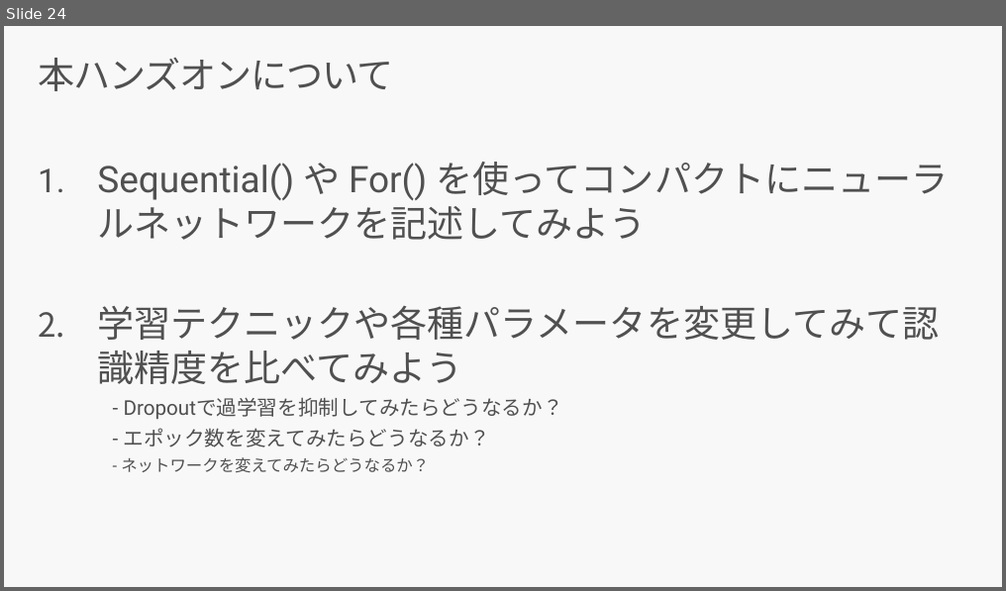
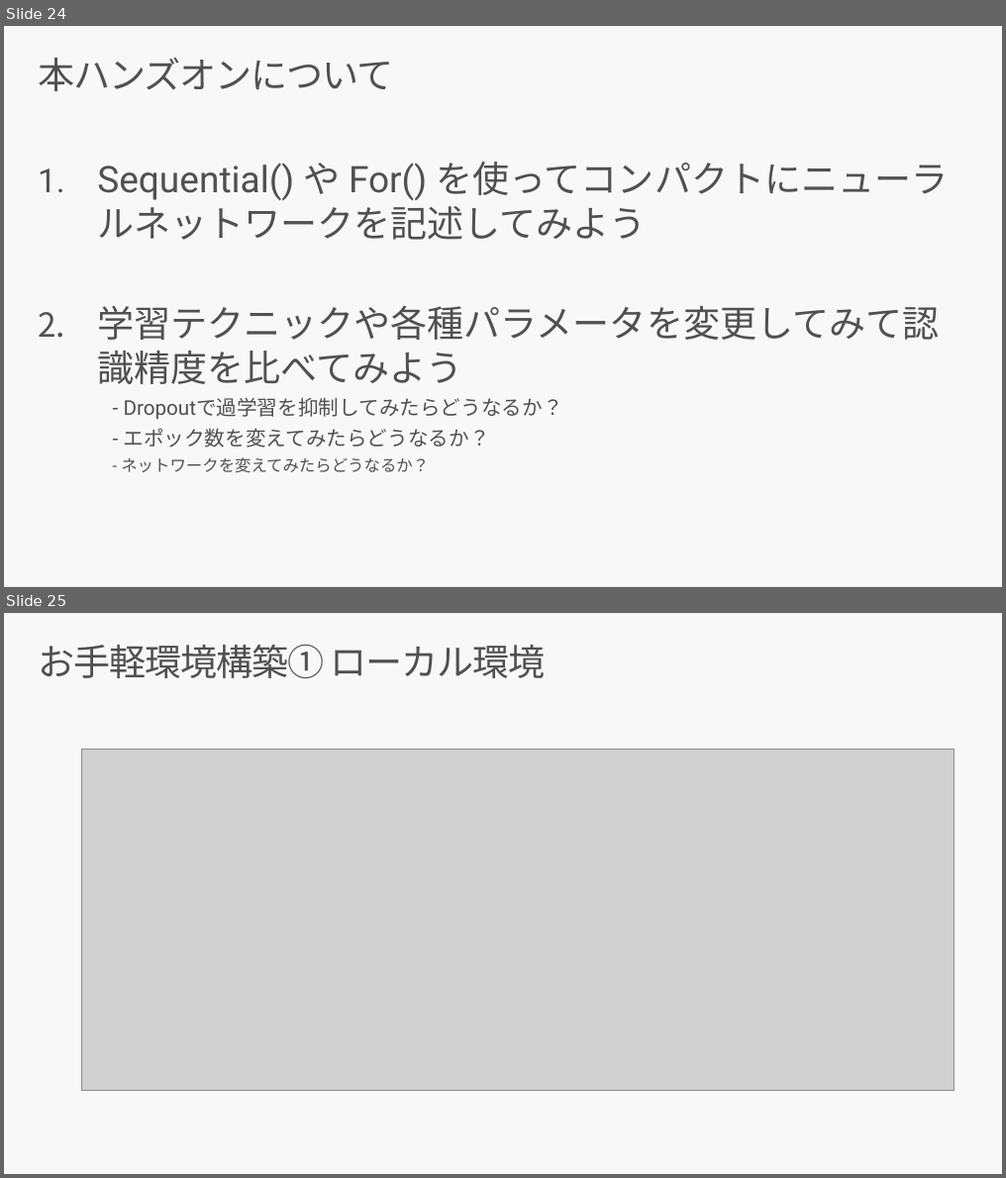
Before and after one commit to fujikosu/cntk_handson, a slide deck: CNTK_Beginner's_HandsOn_DecodeHackday.pptx. Shown one above the other, each under a label of ours: slide 24 before the commit, slides 24 and 25 after it. The pictures are 1006x591 and 1006x1178 pixels, drawn with LibreOffice and Linux fonts; fonts in the diff are those of the drawing; grey boxes stand for pictures; background and template pictures are left out. Boxes give left, top, right and bottom in pixels: in the first picture for what was removed or moved away, otherwise in the second. Text is boxed around its words. In the diff, an @@ line names an element or a change of style, - is before the commit and + after.

```diff
--- a/CNTK_Beginner's_HandsOn_DecodeHackday.pptx
+++ b/CNTK_Beginner's_HandsOn_DecodeHackday.pptx
@@ slide 25 added at [4,613,1002,1174], background #F8F8F8 @@
@@ title added at [38,644,545,678], 36 pt, text #505050 @@
+お手軽環境構築① ローカル環境
@@ picture added at [81,750,953,1091] @@
```
Also in this commit, not shown: 1 other slide added.
